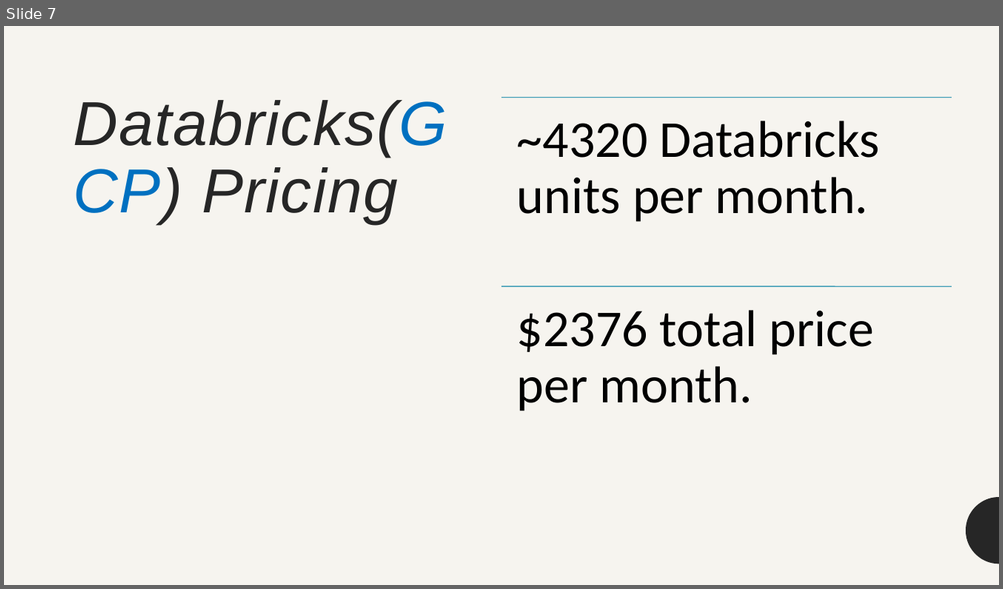
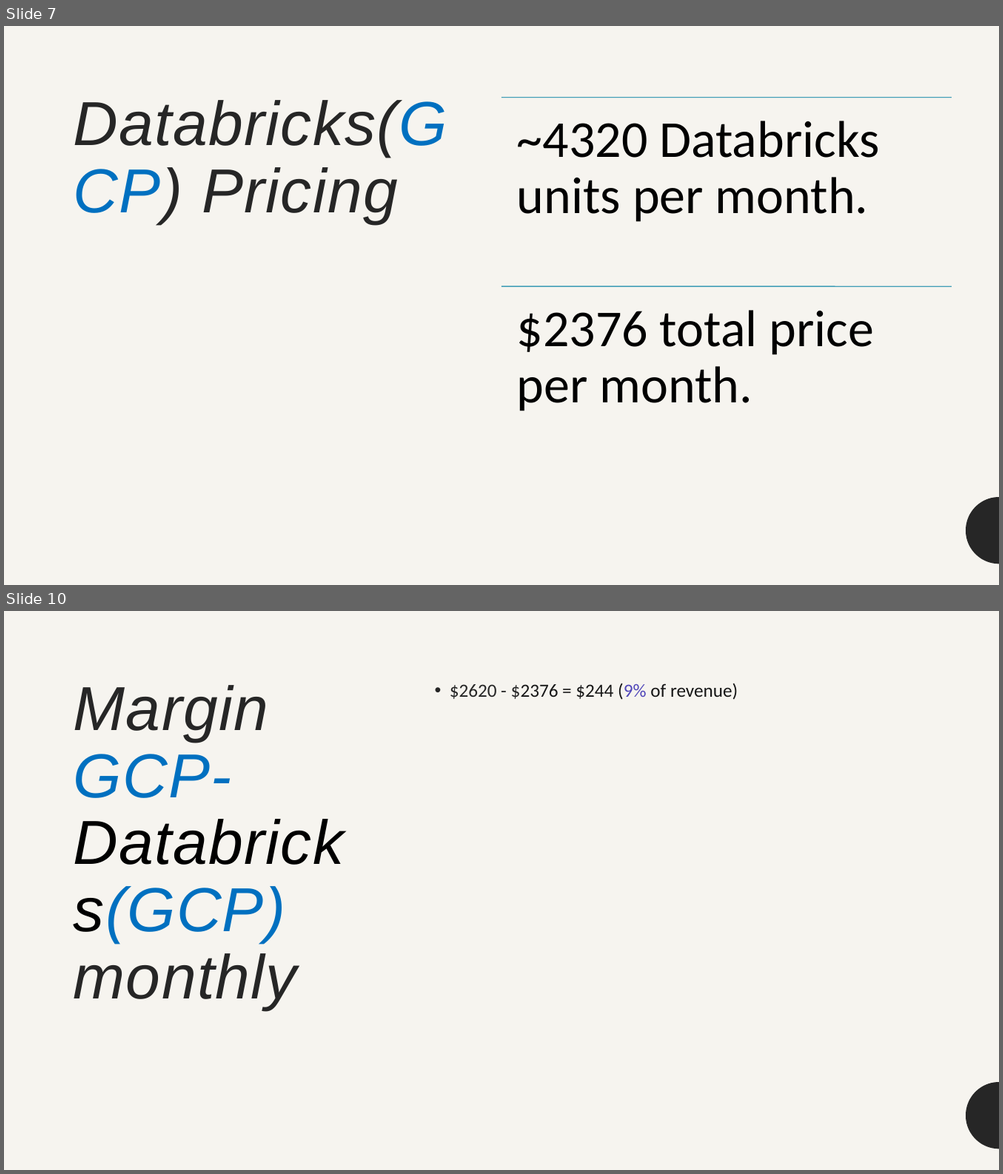
Before and after one commit to Warglaive/SaaS-MachineLearningPlatform-Research, a slide deck: Simple use case cost comparison/ResearchCostMLLibraries.pptx. Shown one above the other, each under a label of ours: slide 7 before the commit, slides 7 and 10 after it; the slides between them are not shown. The pictures are 1003x589 and 1003x1174 pixels, drawn with LibreOffice and Linux fonts; fonts in the diff are those of the drawing. Boxes give left, top, right and bottom in pixels: in the first picture for what was removed or moved away, otherwise in the second. Text is boxed around its words. In the diff, an @@ line names an element or a change of style, - is before the commit and + after.

```diff
--- a/Simple use case cost comparison/ResearchCostMLLibraries.pptx
+++ b/Simple use case cost comparison/ResearchCostMLLibraries.pptx
@@ slide 10 added at (4, 611, 999, 1170), background #F6F4EF; not listed: 1 template element that a slide beside it also shows @@
@@ title added at (74, 685, 297, 1010), 60 pt, text #262626, italic @@
+Margin GCP- Databricks(GCP) monthly
@@ text added at (449, 683, 737, 700), 18 pt, text #171717 @@
+• $2620 - $2376 = $244 (9% of revenue)
```
Also in this commit, not shown: 1 slide changed, 1 other slide added.
